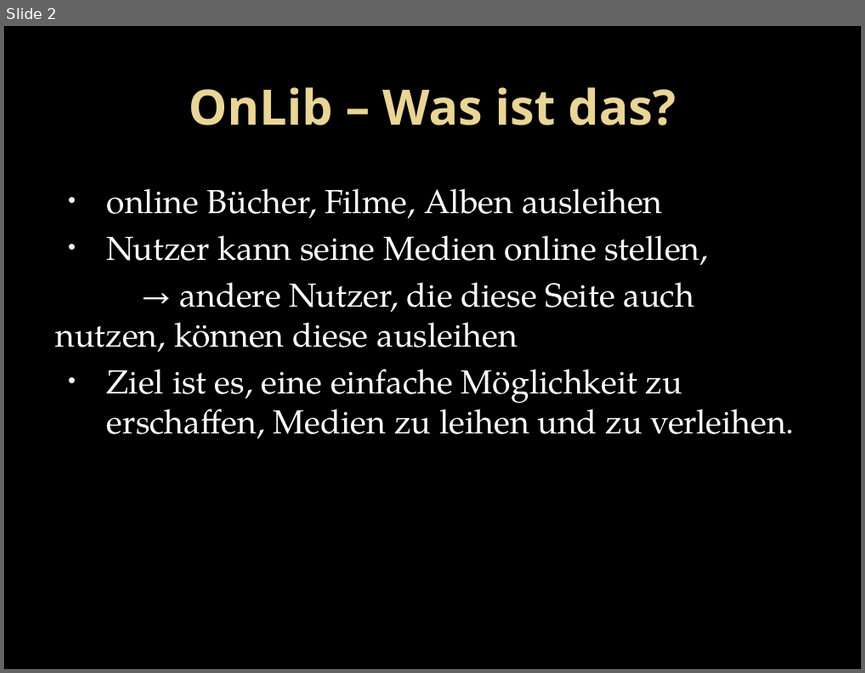
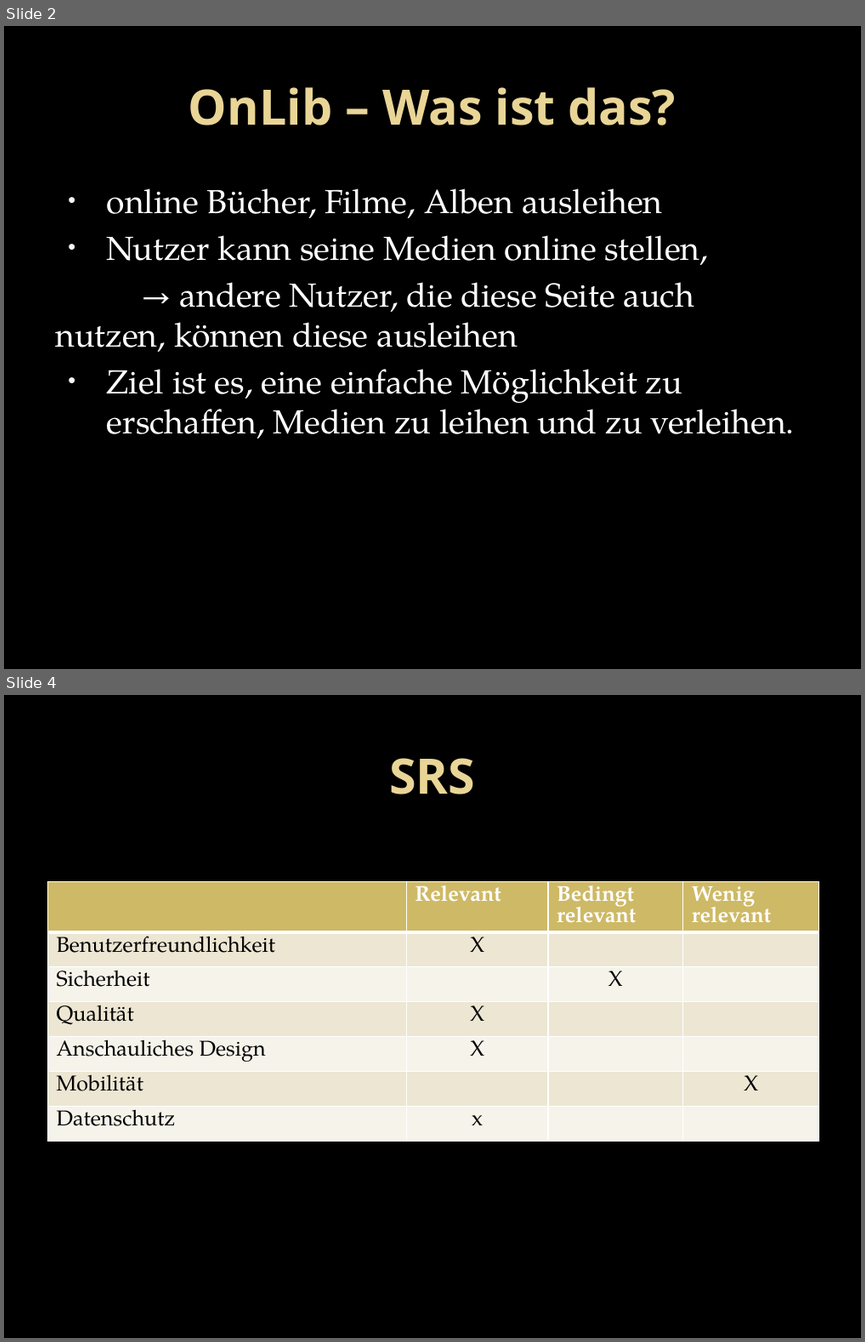
Before and after one commit to twerner93/OnLib_Documents, a slide deck: Final Project Handin/Final Presentation/Online-Library.pptx. Shown one above the other, each under a label of ours: slide 2 before the commit, slides 2 and 4 after it; the slides between them are not shown. The pictures are 865x673 and 865x1342 pixels, drawn with LibreOffice and Linux fonts; fonts in the diff are those of the drawing; background and template pictures are left out. Boxes give left, top, right and bottom in pixels: in the first picture for what was removed or moved away, otherwise in the second. Text is boxed around its words. In the diff, an @@ line names an element or a change of style, - is before the commit and + after.

```diff
--- a/Final Project Handin/Final Presentation/Online-Library.pptx
+++ b/Final Project Handin/Final Presentation/Online-Library.pptx
@@ slide 4 added at (4,695,861,1338), background picture (left out) @@
@@ title added at (389,758,475,794), 41 pt, text gradient #EAD696 to #E7D081, bold @@
+SRS
@@ table added at (47,882,819,1150), 7 rows, 4 columns @@
+ | Relevant | Bedingt relevant | Wenig relevant
+Benutzerfreundlichkeit | X |  | 
+Sicherheit |  | X | 
+Qualität | X |  | 
+Anschauliches Design | X |  | 
+Mobilität |  |  | X
+Datenschutz | x |  | 
```
Also in this commit, not shown: 17 other slides added, 2 slides removed, 4 other files.
